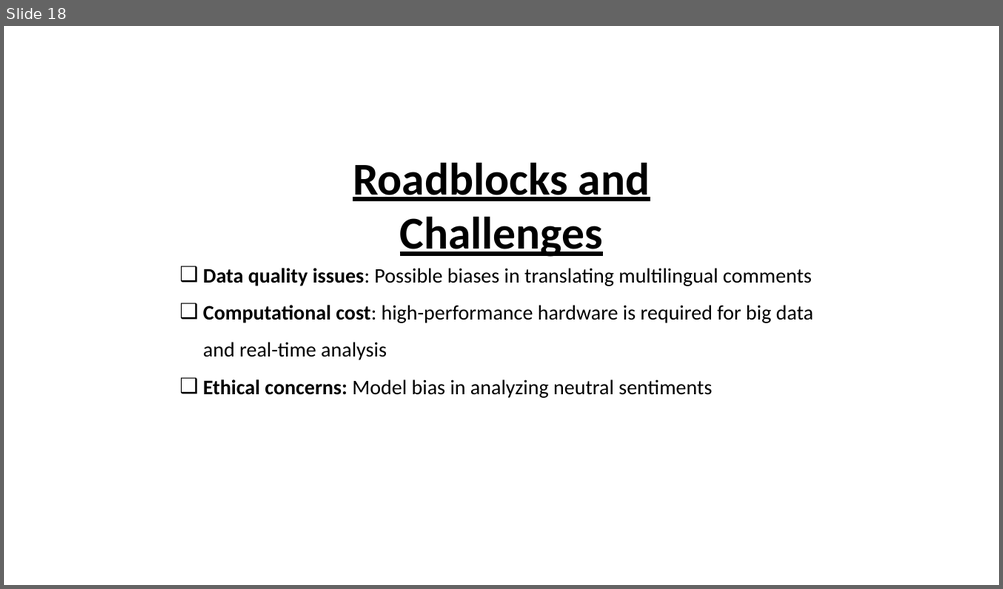
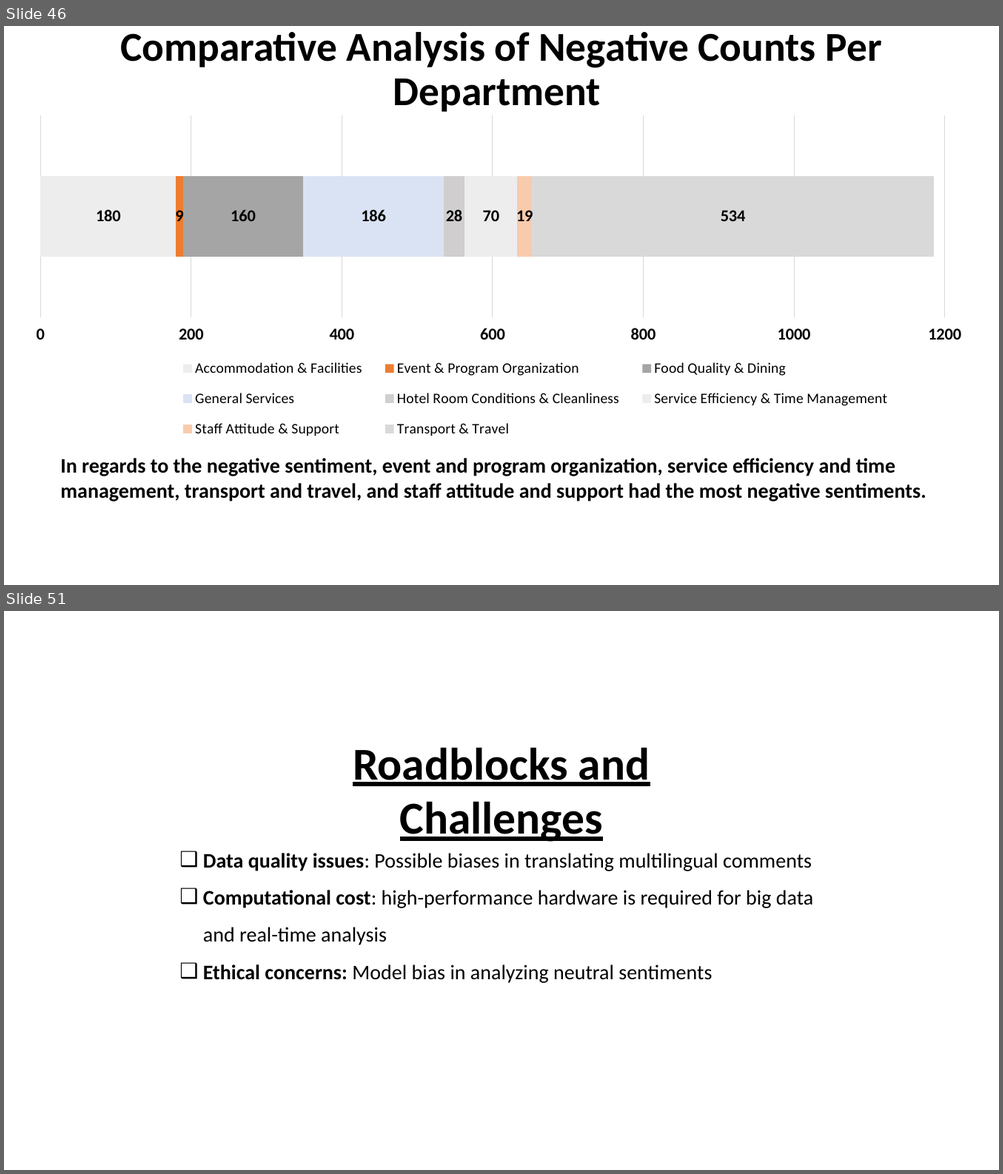
Before and after one commit to AllanDS-coder/pilgrim-sentiment-analysis, a slide deck: AI-Driven Analysis of Pilgrim Experiences Enhancing Hajj and Umrah Services Through Smart Data Insigh.pptx. Shown one above the other, each under a label of ours: slide 18 before the commit, slides 46 and 51 after it; the slides between them are not shown. The pictures are 1003x589 and 1003x1174 pixels, drawn with LibreOffice and Linux fonts; fonts in the diff are those of the drawing; background and template pictures are left out. Boxes give left, top, right and bottom in pixels: in the first picture for what was removed or moved away, otherwise in the second. Text is boxed around its words. In the diff, an @@ line names an element or a change of style, - is before the commit and + after.

```diff
--- a/AI-Driven Analysis of Pilgrim Experiences Enhancing Hajj and Umrah Services Through Smart Data Insigh.pptx
+++ b/AI-Driven Analysis of Pilgrim Experiences Enhancing Hajj and Umrah Services Through Smart Data Insigh.pptx
@@ slide 46 added at bbox=[4, 26, 999, 585], background picture (left out) @@
@@ title added at bbox=[120, 32, 882, 112], 39.6 pt, text #000000, bold @@
+Comparative Analysis of Negative Counts Per Department
@@ bar stacked chart added at bbox=[20, 97, 976, 457] @@
+categories: 1
+Accommodation & Facilities: 180
+Event & Program Organization: 9
+Food Quality & Dining: 160
+General Services: 186
+Hotel Room Conditions & Cleanliness: 28
+Service Efficiency & Time Management: 70
+Staff Attitude & Support: 19
+Transport & Travel: 534
@@ text added at bbox=[60, 458, 926, 502], 20 pt, text #000000, bold @@
+In regards to the negative sentiment, event and program organization, service efficiency and time management, transport and travel, and staff attitude and support had the most negative sentiments.
@@ what was slide 18 is now slide 51 @@
```
Also in this commit, not shown: 12 slides changed, 37 other slides added, 3 slides removed, 1 other file.
